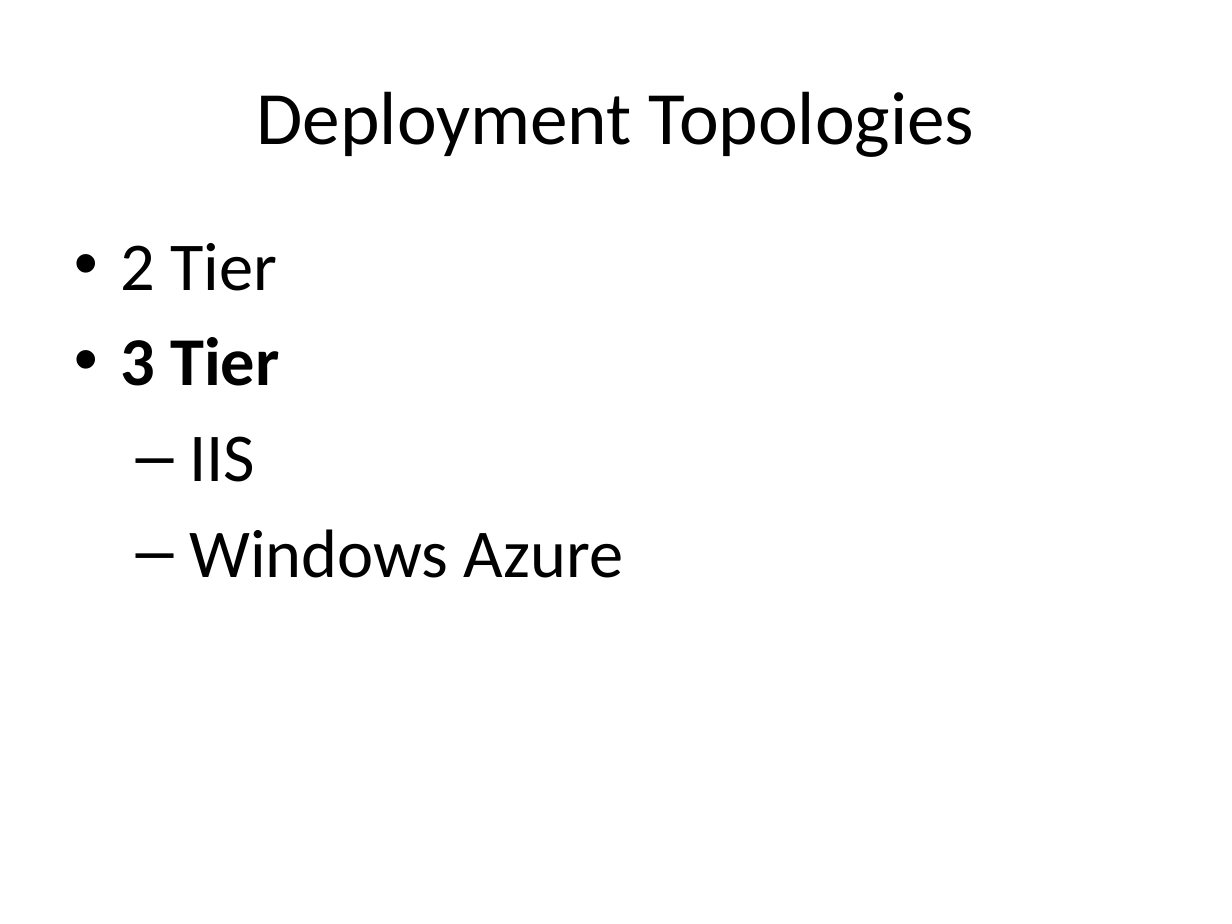
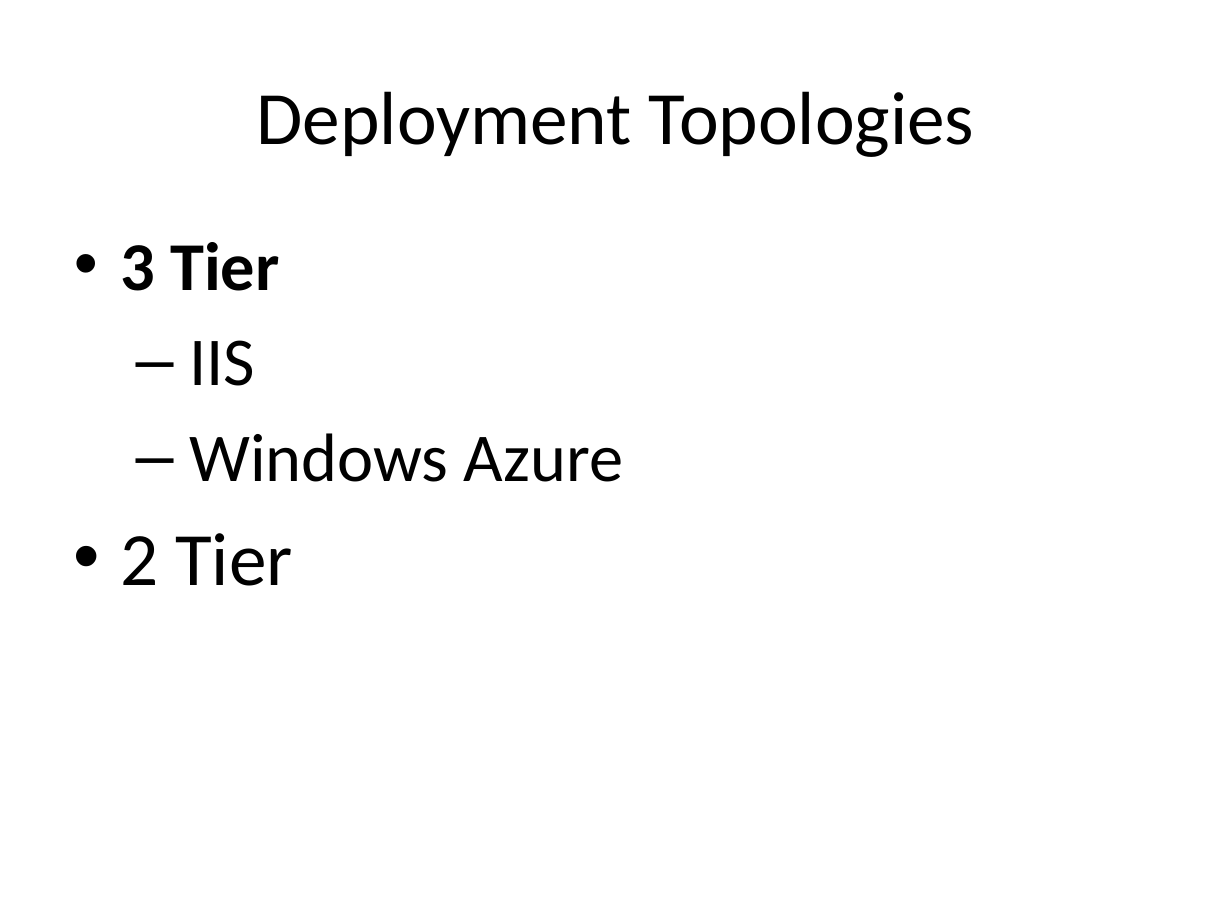
Before and after one commit to tonidy/LightSwitchFiles, a slide deck: slide 13 of LightSwitchAppsPublishing-toni.pptx (slide 15 before the commit). Drawn at 1232x924 pixels with LibreOffice and Linux fonts; fonts in the diff are those of the drawing. Boxes give left, top, right and bottom in pixels: in the first picture for what was removed or moved away, otherwise in the second. Text is boxed around its words. In the diff, an @@ line names an element or a change of style, - is before the commit and + after.

Commit message:
3-tier first and changed 2-tier image

```diff
--- a/LightSwitchAppsPublishing-toni.pptx
+++ b/LightSwitchAppsPublishing-toni.pptx
@@ text at <box>120,243,277,291</box>: paragraph removed @@
-• 2 Tier
@@ text at <box>120,533,293,586</box>: paragraph added @@
+• 2 Tier
```
Also in this commit, not shown: 5 other slides changed, 1 slide added, 1 slide removed, 1 other file.
